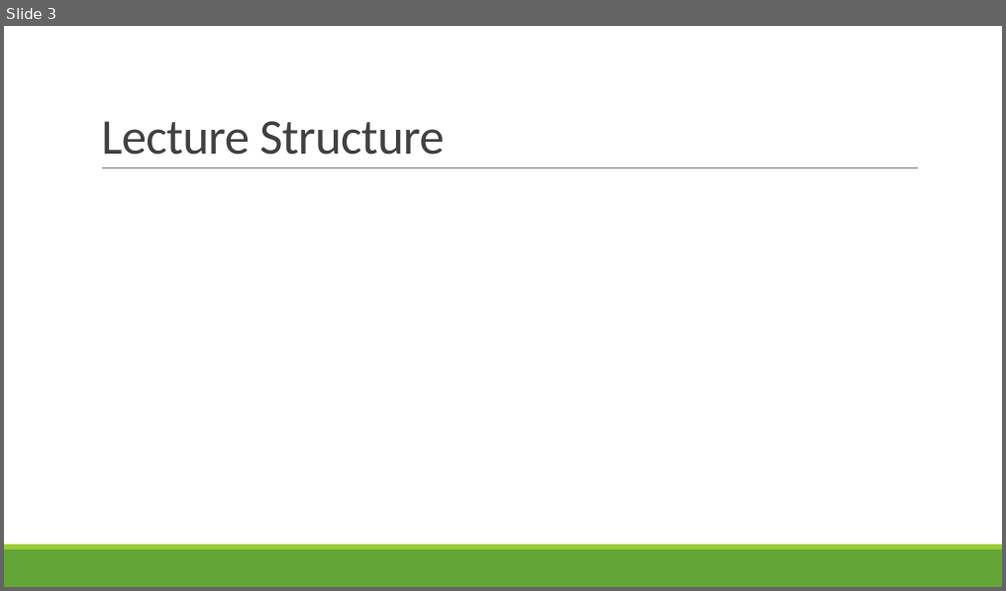
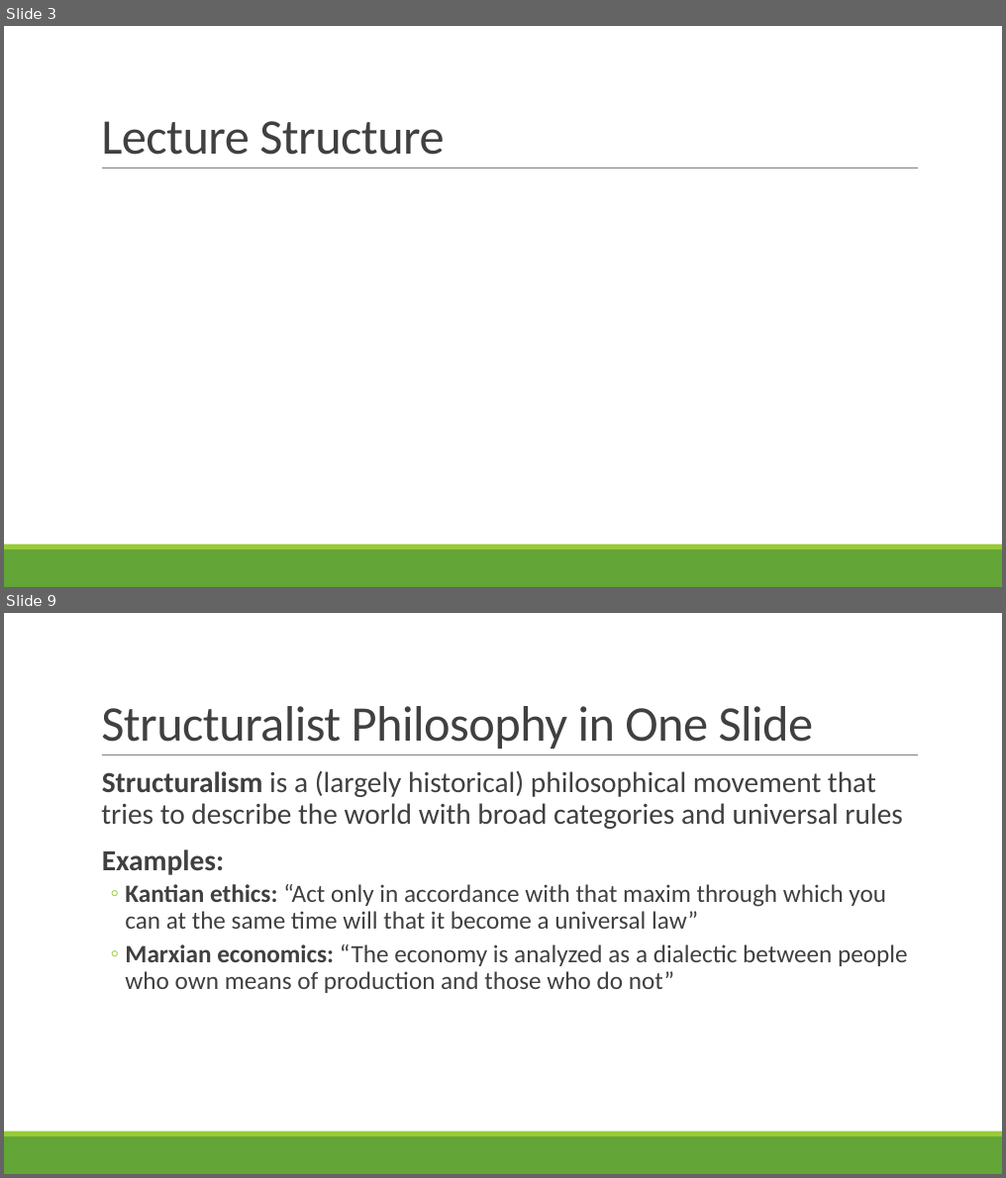
Before and after one commit to rbohrer/pl-course, a slide deck: LectureSlides/10GenderDisability.pptx. Shown one above the other, each under a label of ours: slide 3 before the commit, slides 3 and 9 after it; the slides between them are not shown. The pictures are 1006x591 and 1006x1178 pixels, drawn with LibreOffice and Linux fonts; fonts in the diff are those of the drawing. Boxes give left, top, right and bottom in pixels: in the first picture for what was removed or moved away, otherwise in the second. Text is boxed around its words. In the diff, an @@ line names an element or a change of style, - is before the commit and + after.

```diff
--- a/LectureSlides/10GenderDisability.pptx
+++ b/LectureSlides/10GenderDisability.pptx
@@ slide 9 added at bbox=[4, 613, 1002, 1174], background #FFFFFF; not listed: 3 template elements that a slide beside it also shows @@
@@ title added at bbox=[101, 706, 814, 749], 48 pt, text #404040 @@
+Structuralist Philosophy in One Slide
@@ text added at bbox=[101, 771, 908, 993], 24 pt, text #404040 @@
+  Structuralism is a (largely historical) philosophical movement that tries to describe the world with broad categories and universal rules
+  Examples:
+  ◦ Kantian ethics: “Act only in accordance with that maxim through which you can at the same time will that it become a universal law”
+  ◦ Marxian economics: “The economy is analyzed as a dialectic between people who own means of production and those who do not”
```
Also in this commit, not shown: 2 slides changed, 24 other slides added, 2 slides removed.
